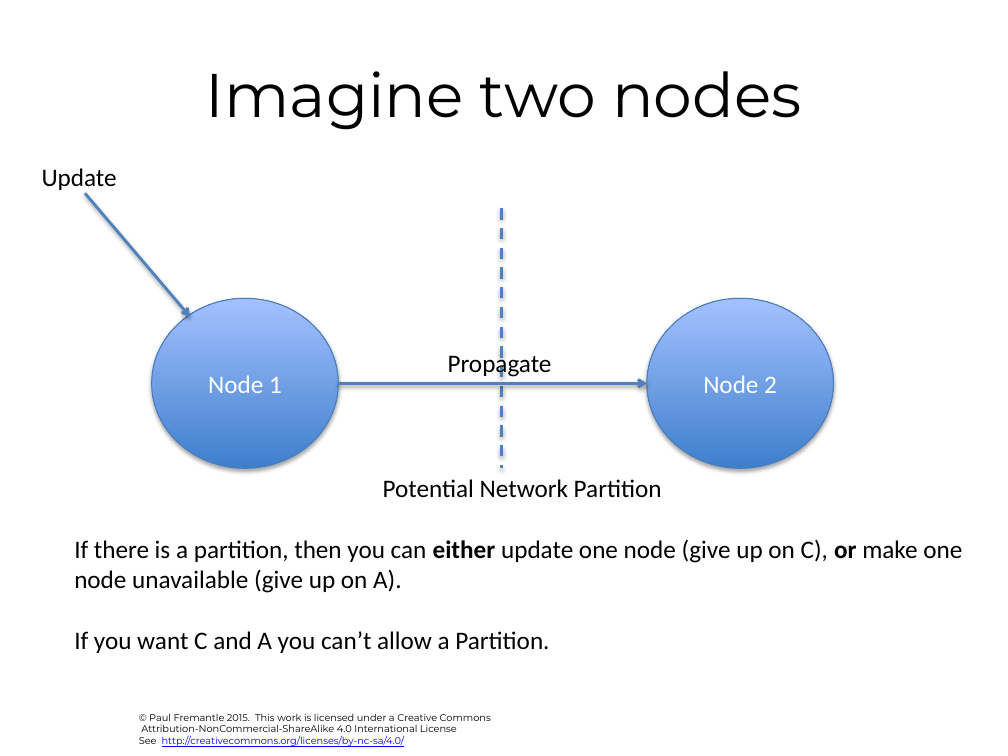
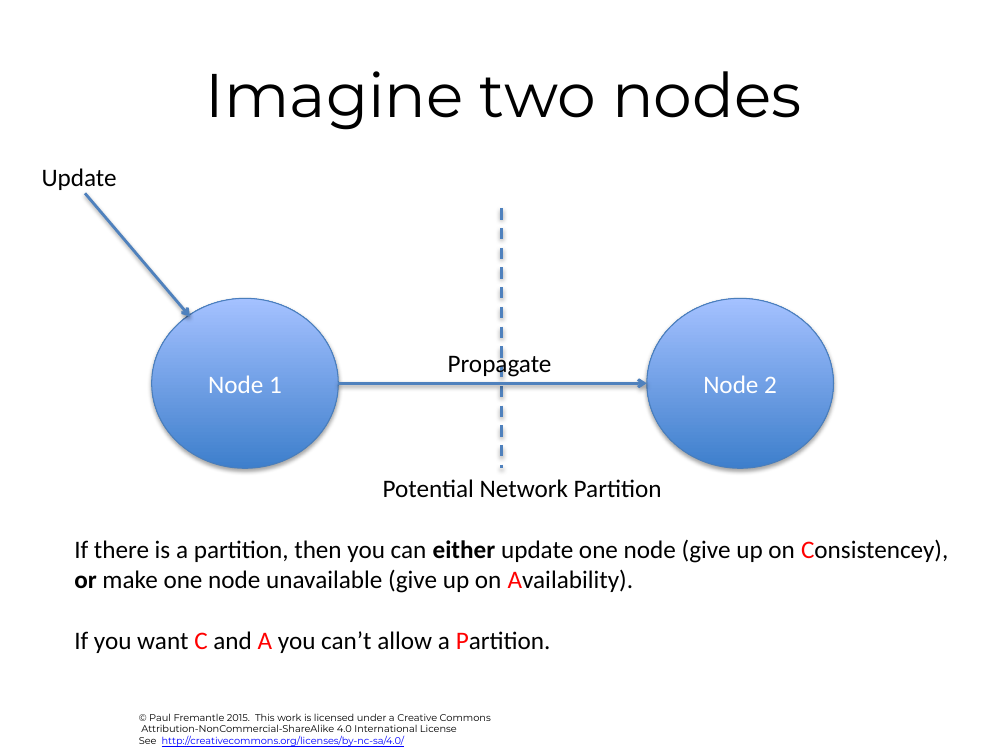
Before and after one commit to julieweeds/BigData, a slide deck: slide 26 of pres-source/06-theory.pptx. Drawn at 1008x756 pixels with LibreOffice and Linux fonts; fonts in the diff are those of the drawing; background and template pictures are left out. Boxes give left, top, right and bottom in pixels: in the first picture for what was removed or moved away, otherwise in the second. Text is boxed around its words. In the diff, an @@ line names an element or a change of style, - is before the commit and + after.

```diff
--- a/pres-source/06-theory.pptx
+++ b/pres-source/06-theory.pptx
@@ text at <box>74,539,948,653</box>: text changed @@
-If there is a partition, then you can either update one node (give up on C), or make one
-node unavailable (give up on A).
-If you want C and A you can’t allow a Partition.
+If there is a partition, then you can either update one node (give up on Consistencey), or make one node unavailable (give up on Availability).
+If you want C and A you can’t allow a Partition.
```
Also in this commit, not shown: 6 other slides changed, 11 other files.
